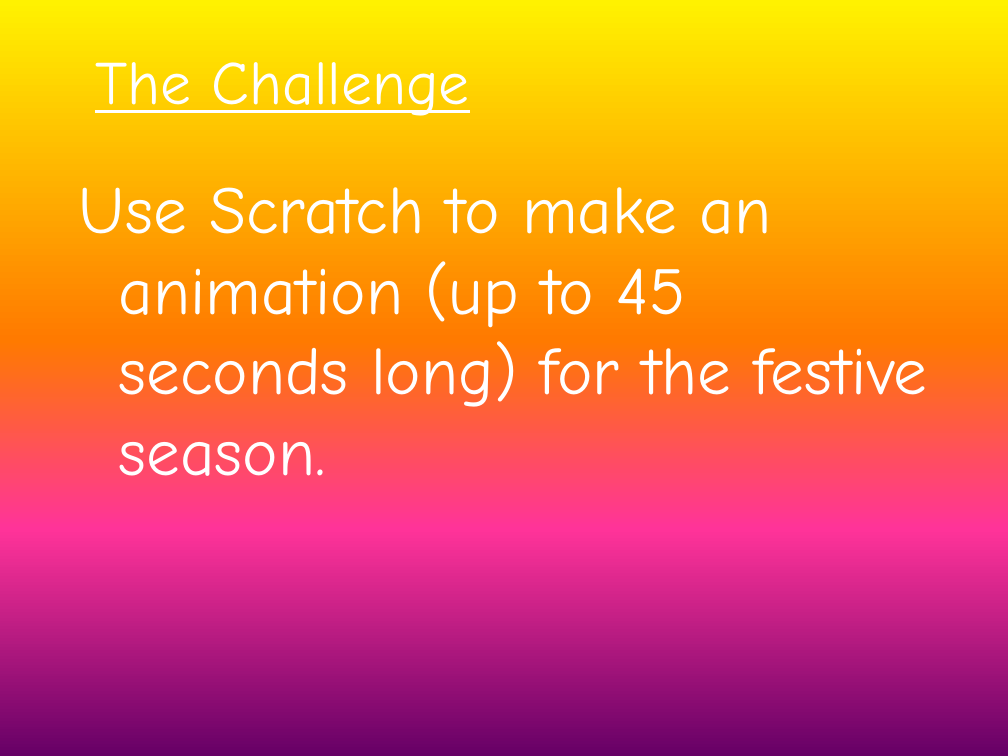
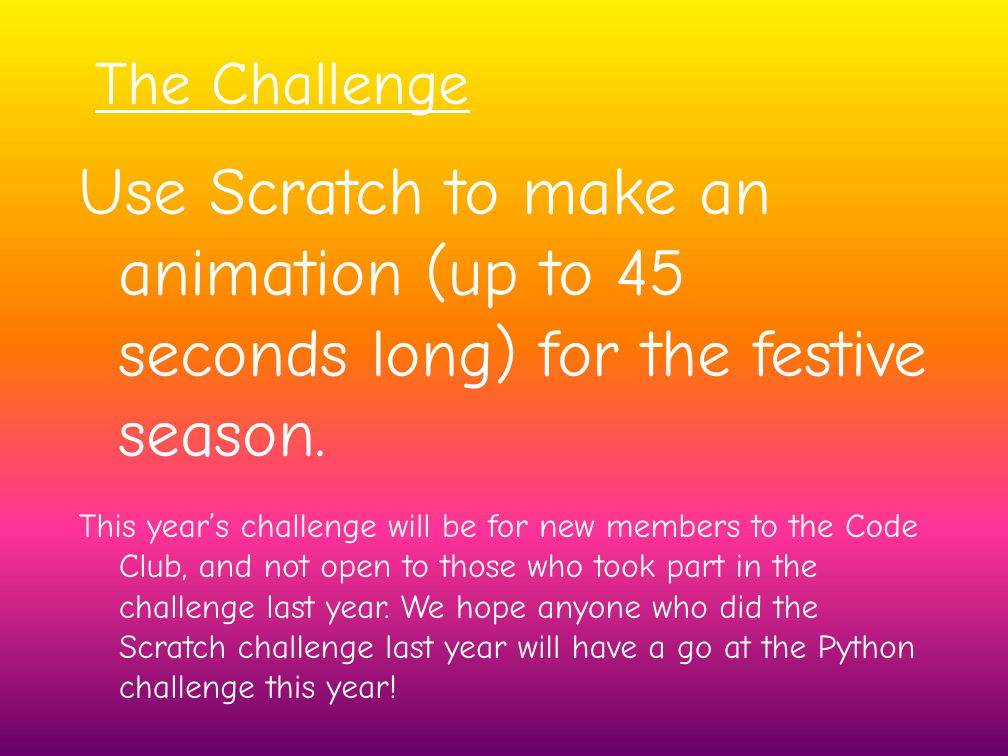
Before and after one commit to WokLibCodeClub/Christmas-Coding-Challenge-2020, a slide deck: slide 2 of Christmas_Scratch_Challenge_2020/Christmas_Challenge_2020.pptx. Drawn at 1008x756 pixels with LibreOffice and Linux fonts; fonts in the diff are those of the drawing. Boxes give left, top, right and bottom in pixels: in the first picture for what was removed or moved away, otherwise in the second. Text is boxed around its words. In the diff, an @@ line names an element or a change of style, - is before the commit and + after.

```diff
--- a/Christmas_Scratch_Challenge_2020/Christmas_Challenge_2020.pptx
+++ b/Christmas_Scratch_Challenge_2020/Christmas_Challenge_2020.pptx
@@ text "Use Scratch to make an ...": place and size @@
-text "Use Scratch to make an ..." at [79,187,927,476]
+text "Use Scratch to make an ..." at [79,168,927,705]
@@ text at [79,513,918,705]: paragraph added @@
+This year’s challenge will be for new members to the Code Club, and not open to those who took part in the challenge last year. We hope anyone who did the Scratch challenge last year will have a go at the Python challenge this year!
```
